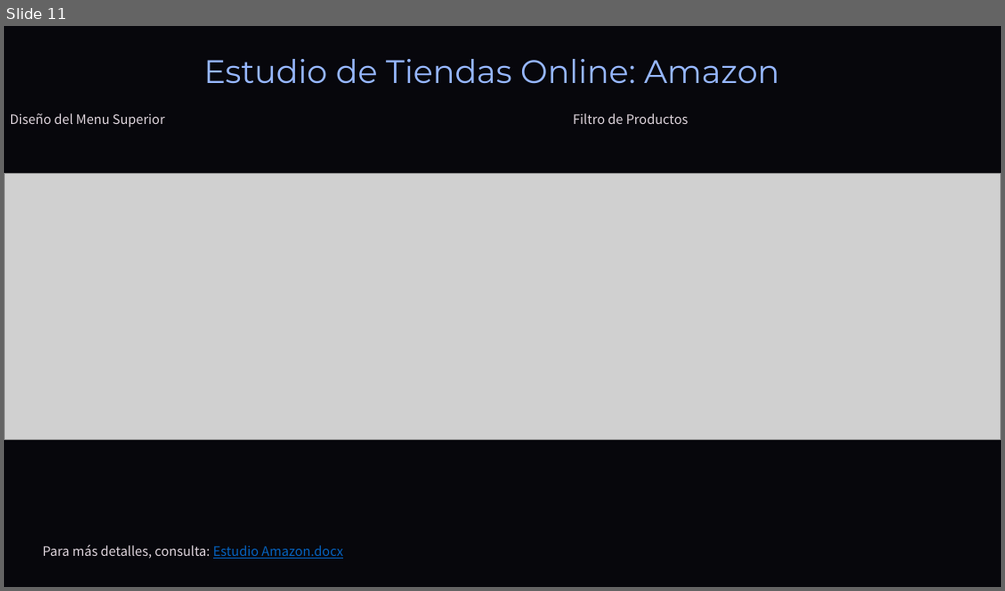
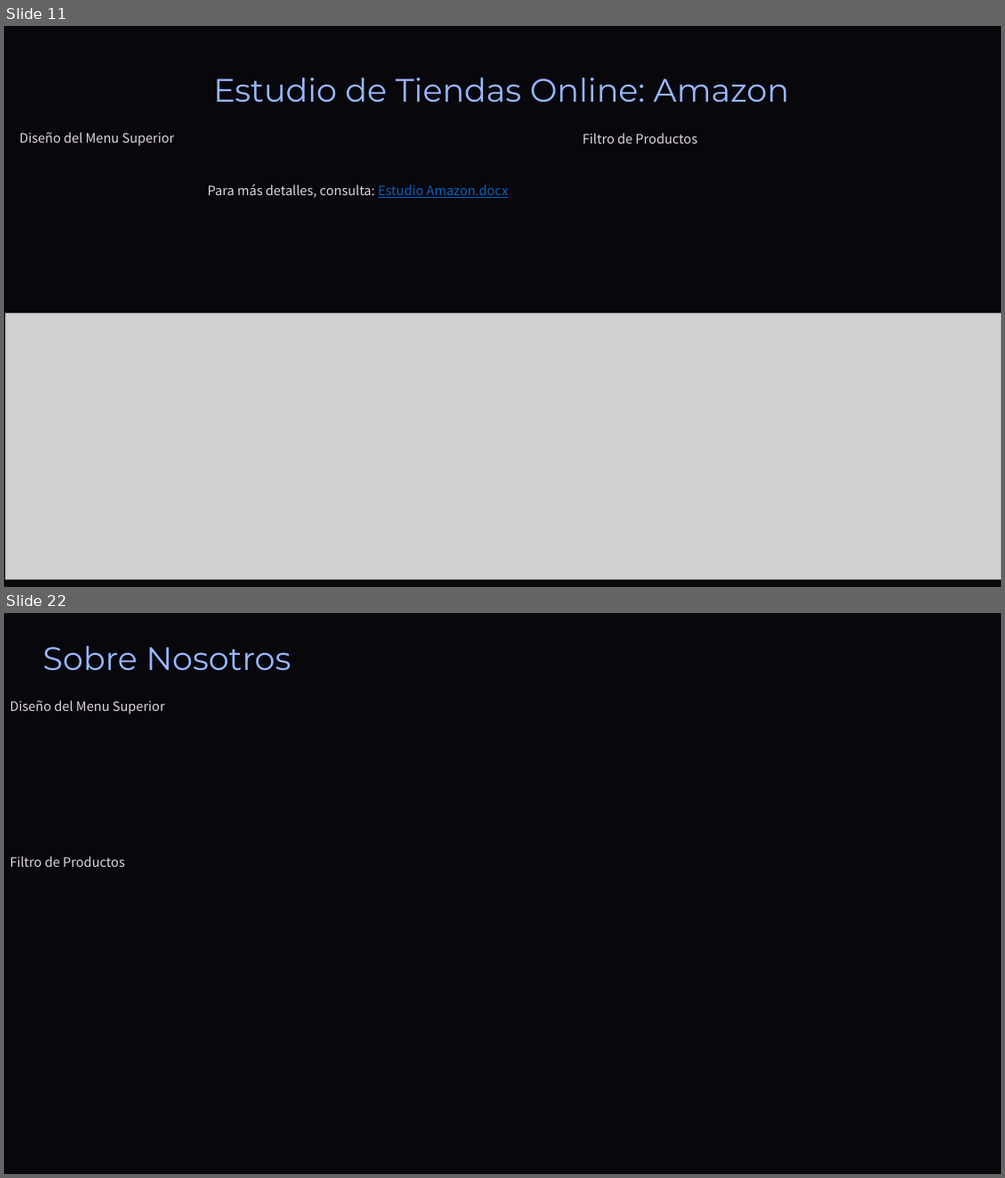
Before and after one commit to DavidCorredorMiguel/proyectogrupo2, a slide deck: Tech-and-Learn-Innovacion-y-Aprendizaje-en-E-commerce (1).pptx. Shown one above the other, each under a label of ours: slide 11 before the commit, slides 11 and 22 after it; the slides between them are not shown. The pictures are 1005x591 and 1005x1178 pixels, drawn with LibreOffice and Linux fonts; fonts in the diff are those of the drawing; grey boxes stand for pictures; background and template pictures are left out. Boxes give left, top, right and bottom in pixels: in the first picture for what was removed or moved away, otherwise in the second. Text is boxed around its words. In the diff, an @@ line names an element or a change of style, - is before the commit and + after.

```diff
--- a/Tech-and-Learn-Innovacion-y-Aprendizaje-en-E-commerce (1).pptx
+++ b/Tech-and-Learn-Innovacion-y-Aprendizaje-en-E-commerce (1).pptx
@@ slide 22 added at (4,613,1001,1174), background picture (left out); not listed: 1 template element that a slide beside it also shows @@
@@ text added at (43,646,291,671), 37.5 pt, text #97B8FF @@
+Sobre Nosotros
@@ text added at (10,700,165,714), 15 pt, text #E0D6DE @@
+Diseño del Menu Superior
@@ text added at (10,856,125,867), 15 pt, text #E0D6DE @@
+Filtro de Productos
@@ slide 11 changed as well @@
@@ text "Estudio de Tiendas Online: Amazon": place and size @@
-text "Estudio de Tiendas Online: Amazon" at (204,59,779,84)
+text "Estudio de Tiendas Online: Amazon" at (213,78,789,103)
@@ text "Diseño del Menu Superior": place and size @@
-text "Diseño del Menu Superior" at (10,113,165,127)
+text "Diseño del Menu Superior" at (19,132,175,146)
@@ text "Filtro de Productos": place and size @@
-text "Filtro de Productos" at (573,113,688,124)
+text "Filtro de Productos" at (582,133,697,143)
@@ text "Para más detalles, consulta: Estudio ...": place and size @@
-text "Para más detalles, consulta: Estudio ..." at (42,544,343,558)
+text "Para más detalles, consulta: Estudio ..." at (208,184,509,198)
@@ picture: place and size @@
-picture at (5,173,1000,440)
+picture at (5,313,1001,580)
```
Also in this commit, not shown: 11 other slides changed, 10 other slides added, 11 other files.
